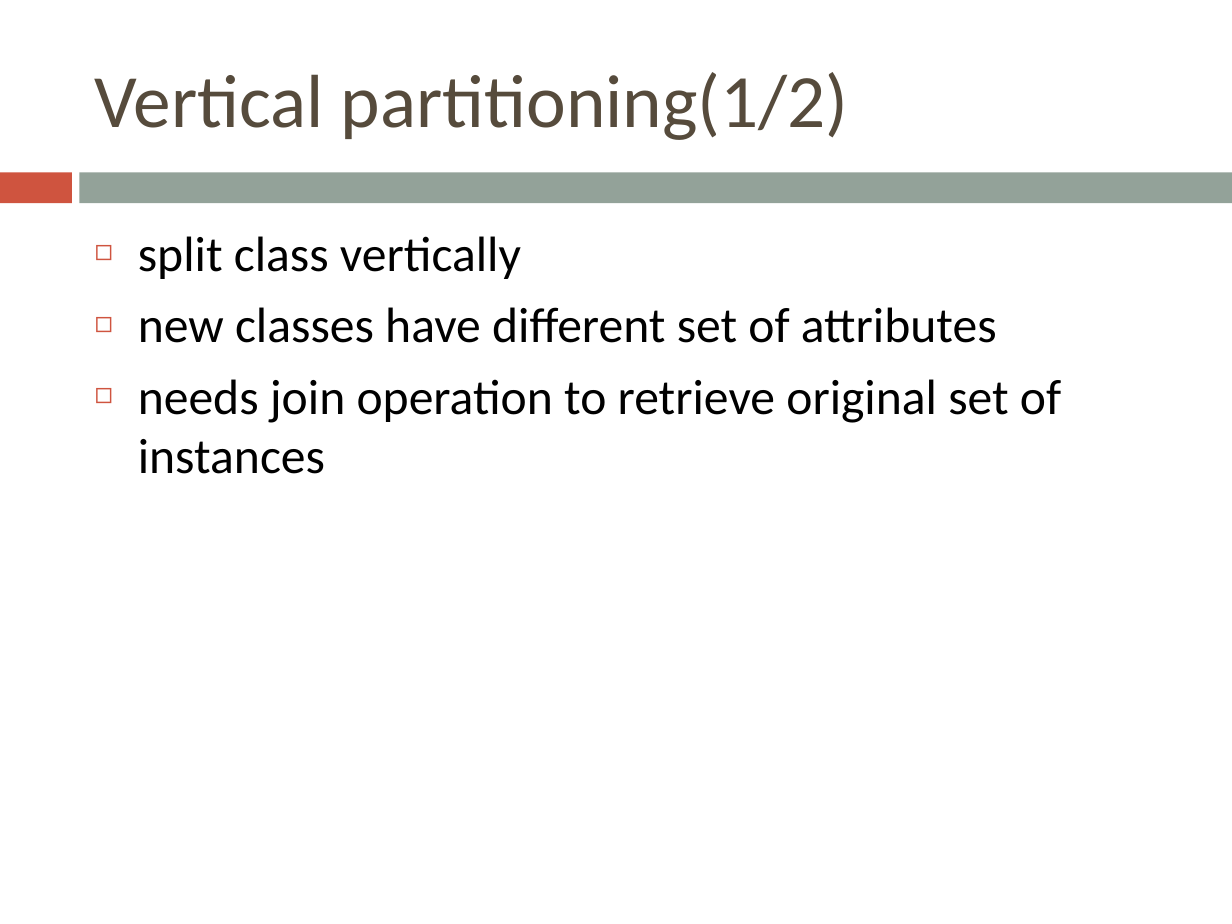
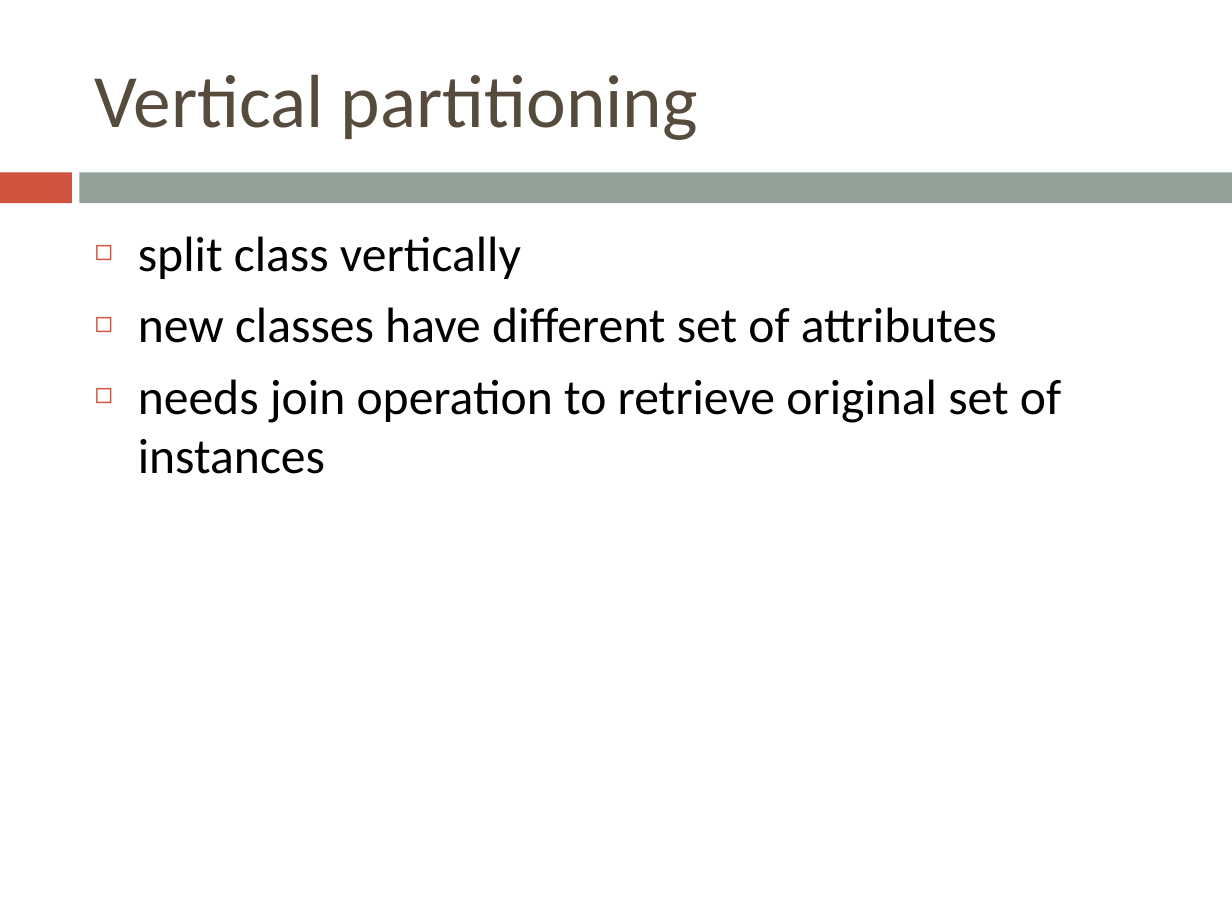
Before and after one commit to bugxd/DBTech, a slide deck: slide 45 of Assignment_4.pptx. Drawn at 1232x924 pixels with LibreOffice and Linux fonts; fonts in the diff are those of the drawing. Boxes give left, top, right and bottom in pixels: in the first picture for what was removed or moved away, otherwise in the second. Text is boxed around its words. In the diff, an @@ line names an element or a change of style, - is before the commit and + after.

```diff
--- a/Assignment_4.pptx
+++ b/Assignment_4.pptx
@@ title at bbox=[95, 74, 698, 140]: text changed @@
-Vertical partitioning(1/2)
+Vertical partitioning
```
Also in this commit, not shown: 5 other slides changed.
